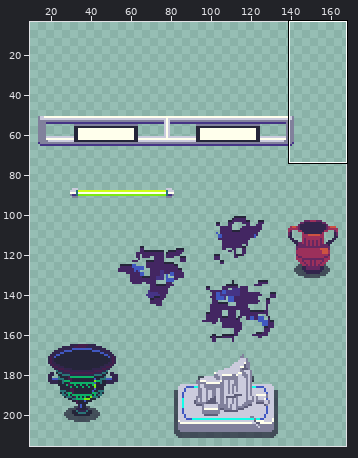
Sprite sheet -- Assets/Tilesheet/Props Deco.png. The first picture is a wide view before the edit; the outline marks the close-up.
Close-up. Earlier state:
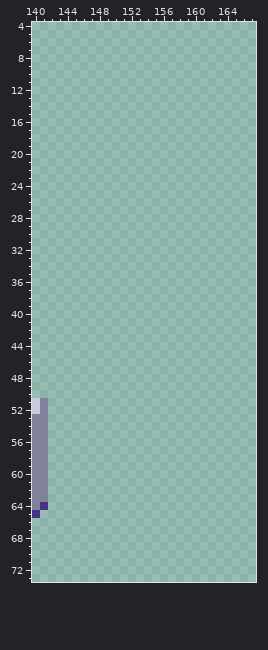
The file is 168x234 pixels. Colours within 5 levels of each other are drawn and written as one. Shown: x 140..167, y 4..73. The wide view leaves out empty margins.
The result:
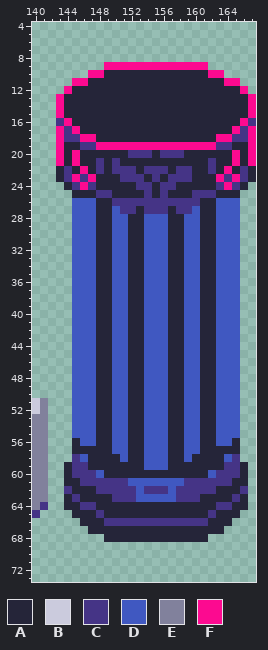
Palette (. is transparent): A #252539  B #cbcbdd  C #453486  D #4058c1  E #81819c  F #fc0a90
From the commit log: deco des salles
Change:
Changed rows in their new state; - is an unchanged pixel.
first column x 143:
 9 ------FFFFFFFFFFFFF------
10 ----FFAAAAAAAAAAAAAFF----
11 --FFAAAAAAAAAAAAAAAAAFF--
12 -FAAAAAAAAAAAAAAAAAAAAAF-
13 FAAAAAAAAAAAAAAAAAAAAAAAF
14 FAAAAAAAAAAAAAAAAAAAAAAAF
15 FAAAAAAAAAAAAAAAAAAAAAAAF
16 CFAAAAAAAAAAAAAAAAAAAAAFC
17 FCFAAAAAAAAAAAAAAAAAAAFCF
18 FCCFFAAAAAAAAAAAAAAAFFCCF
19 FAACCFFFFFFFFFFFFFFFCCAAF
20 FAFAAAAAACCCACCCAAAAAAFAF
21 FAFAACACAAAAAAAAAAACAAFAF
22 ACAFACACCCACCCACCAACAFACA
23 ACFCFAAACCCACACCCAAAFCFCA
24 -ACFCAAAAACCACCAAAAACFCA-
25 --AAACCAAAACACAAACCCAAA--
26 --DDDAACCCCCCCCCCCAADDD--
27 --DDDAADCCACCCACCDAADDD--
28 --DDDAADDAADDDAADDAADDD--
29 --DDDAADDAADDDAADDAADDD--
30 --DDDAADDAADDDAADDAADDD--
31 --DDDAADDAADDDAADDAADDD--
32 --DDDAADDAADDDAADDAADDD--
33 --DDDAADDAADDDAADDAADDD--
34 --DDDAADDAADDDAADDAADDD--
35 --DDDAADDAADDDAADDAADDD--
36 --DDDAADDAADDDAADDAADDD--
37 --DDDAADDAADDDAADDAADDD--
38 --DDDAADDAADDDAADDAADDD--
39 --DDDAADDAADDDAADDAADDD--
40 --DDDAADDAADDDAADDAADDD--
41 --DDDAADDAADDDAADDAADDD--
42 --DDDAADDAADDDAADDAADDD--
43 --DDDAADDAADDDAADDAADDD--
44 --DDDAADDAADDDAADDAADDD--
45 --DDDAADDAADDDAADDAADDD--
46 --DDDAADDAADDDAADDAADDD--
47 --DDDAADDAADDDAADDAADDD--
48 --DDDAADDAADDDAADDAADDD--
49 --DDDAADDAADDDAADDAADDD--
50 --DDDAADDAADDDAADDAADDD--
51 --DDDAADDAADDDAADDAADDD--
52 --DDDAADDAADDDAADDAADDD--
53 --DDDAADDAADDDAADDAADDD--
54 --DDDAADDAADDDAADDAADDD--
55 --DDDAADDAADDDAADDAADDD--
56 --ADDAADDAADDDAADDAADDA--
57 --AAAAADDAADDDAADDAAAAA--
58 --CDAAAADAADDDAADAAAADC--
59 -ACCAAAAAAADDDAAAAAAACCA-
60 -ACCCDAAAAAAAAAAAAADCCCA-
61 -AACCCCCCDDDDDDDCCCCCCAA-
62 -CAAACCCCCDCCCDCCCCCAAAC-
63 -ACAAAACCCDDDDDCCCAAAACA-
64 -AACCAAAAAAAAAAAAAAACCAA-
65 --AAACAAAAAAAAAAAAACAAA--
66 ---AAACCCCCCCCCCCCCAAA---
67 ----AAAAAAAAAAAAAAAAA----
68 ------AAAAAAAAAAAAA------
